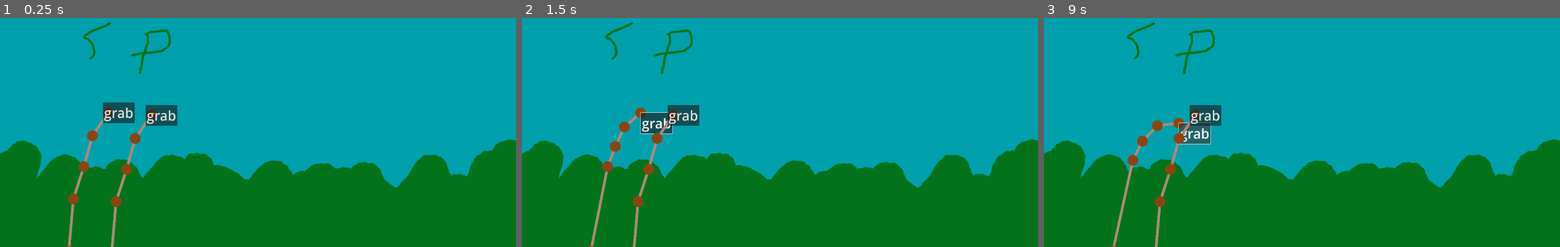
Above: before the commit, frames 1-3 (left to right).
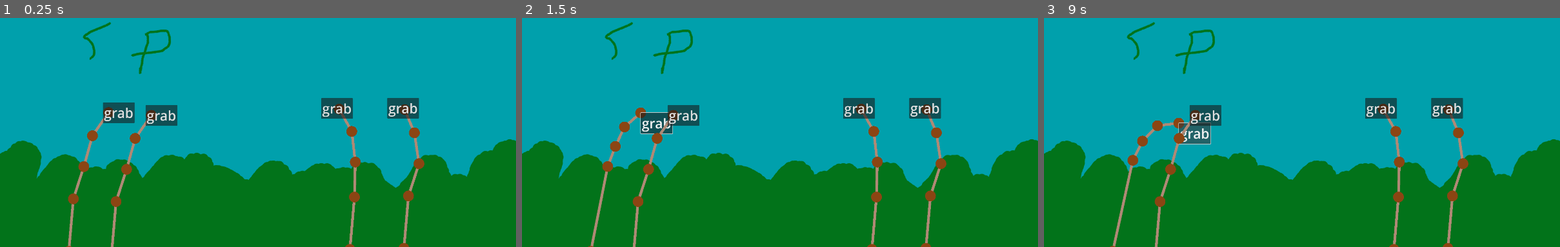
Above: after the commit, the same moments.

Repository: jadicodes/usitcc-hackathon-2025
Game: Godot game, scene res://game.tscn
Same seed, same stepped clock (60 frames per second), same inputs: the game is played once before the commit and once after it.
Inputs:
- Up to frame 1 (0.25 s): no input
- Up to frame 2 (1.5 s): click "grab" at 0.5 s; click "Springfield" at 1.25 s
- Up to frame 3 (9 s): click "Springfield" at 2 s; click "Springfield" at 2.75 s; click "Springfield" at 3.5 s; click "Springfield" at 4.25 s; click "Springfield" at 5 s; click "Springfield" at 5.75 s; click "Springfield" at 6.5 s; click "Springfield" at 7.25 s; click "Springfield" at 8 s; click "grab" at 8.75 s

The runs differ from the first frame. In frame 1, 2.1% of the frame differs, in the area x 62-83%, y 34-100%; in frame 2, 2.1%; in frame 3, 2.1%.

Commit message:
Add four sticks to bend

Diff:
--- a/project/minigames/stickbending/stickbending.gd
+++ b/project/minigames/stickbending/stickbending.gd
@@ -8,7 +8,7 @@
 func _on_area_2d_area_entered(_area: Area2D) -> void:
 	total_sticks_in_area += 1
 	print(total_sticks_in_area)
-	if total_sticks_in_area == 2:
+	if total_sticks_in_area == 4:
 		emit_signal("succeeded")
 
 
--- a/project/minigames/stickbending/stickbending.tscn
+++ b/project/minigames/stickbending/stickbending.tscn
@@ -55,6 +55,50 @@
 position = Vector2(69, -127)
 shape = SubResource("CircleShape2D_t6a5i")
 
+[node name="Stick3" type="Line2D" parent="."]
+position = Vector2(1381, 691)
+points = PackedVector2Array(-126, -133, -79, -50, -66, 64, -69, 194, -86, 389)
+default_color = Color(0.685742, 0.536419, 0.459867, 1)
+joint_mode = 2
+script = ExtResource("1_gd2ky")
+num_segments = 3
+
+[node name="Button" type="Button" parent="Stick3"]
+offset_left = -193.0
+offset_top = -174.0
+offset_right = -75.0
+offset_bottom = -97.0
+theme_override_font_sizes/font_size = 50
+text = "grab"
+
+[node name="SuccessDetector" type="Area2D" parent="Stick3"]
+
+[node name="CollisionShape2D" type="CollisionShape2D" parent="Stick3/SuccessDetector"]
+position = Vector2(-132, -131)
+shape = SubResource("CircleShape2D_t6a5i")
+
+[node name="Stick4" type="Line2D" parent="."]
+position = Vector2(1582, 687)
+points = PackedVector2Array(-83, -127, -47, -41, -30, 74, -69, 194, -86, 389)
+default_color = Color(0.685742, 0.536419, 0.459867, 1)
+joint_mode = 2
+script = ExtResource("1_gd2ky")
+num_segments = 3
+
+[node name="Button" type="Button" parent="Stick4"]
+offset_left = -148.0
+offset_top = -171.0
+offset_right = -30.0
+offset_bottom = -94.0
+theme_override_font_sizes/font_size = 50
+text = "grab"
+
+[node name="SuccessDetector" type="Area2D" parent="Stick4"]
+
+[node name="CollisionShape2D" type="CollisionShape2D" parent="Stick4/SuccessDetector"]
+position = Vector2(-98, -125)
+shape = SubResource("CircleShape2D_t6a5i")
+
 [node name="Area2D" type="Area2D" parent="."]
 
 [node name="CollisionShape2D" type="CollisionShape2D" parent="Area2D"]
@@ -65,5 +109,9 @@
 [connection signal="button_up" from="Stick/Button" to="Stick" method="_on_button_button_up"]
 [connection signal="button_down" from="Stick2/Button" to="Stick2" method="_on_button_button_down"]
 [connection signal="button_up" from="Stick2/Button" to="Stick2" method="_on_button_button_up"]
+[connection signal="button_down" from="Stick3/Button" to="Stick3" method="_on_button_button_down"]
+[connection signal="button_up" from="Stick3/Button" to="Stick3" method="_on_button_button_up"]
+[connection signal="button_down" from="Stick4/Button" to="Stick4" method="_on_button_button_down"]
+[connection signal="button_up" from="Stick4/Button" to="Stick4" method="_on_button_button_up"]
 [connection signal="area_entered" from="Area2D" to="." method="_on_area_2d_area_entered"]
 [connection signal="area_exited" from="Area2D" to="." method="_on_area_2d_area_exited"]
Not shown: 1 places in project/minigames/firepit.tscn that only renumber resources
